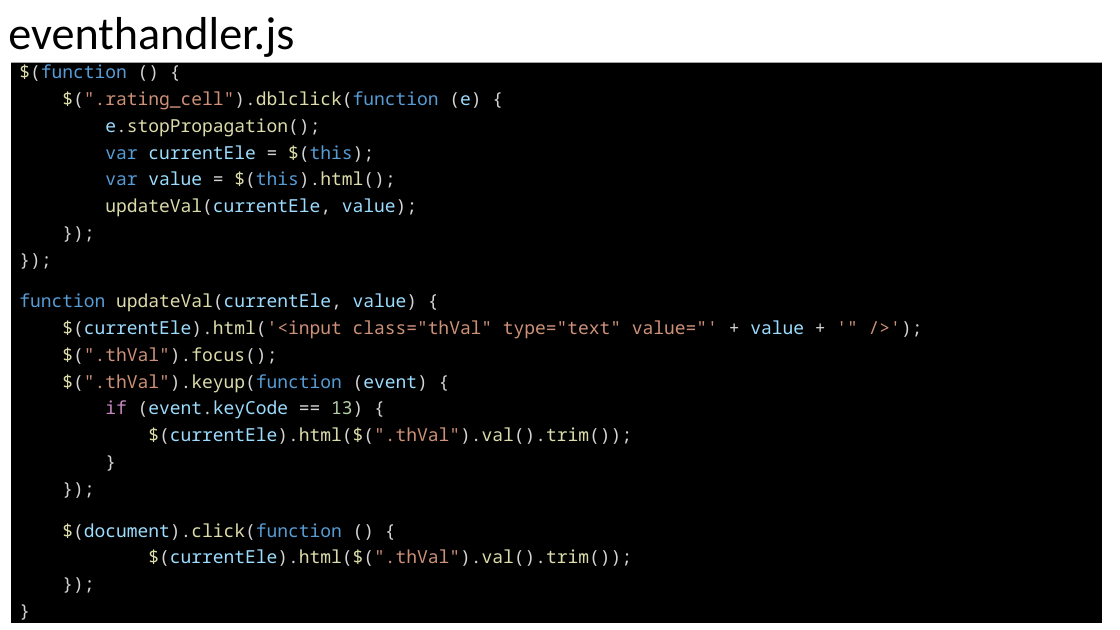
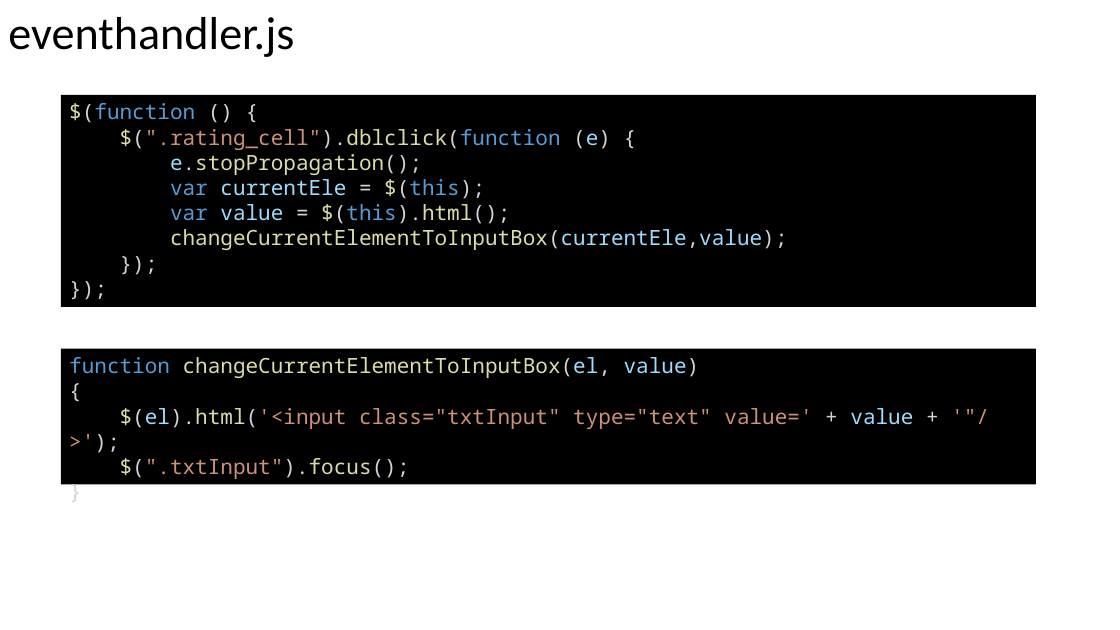
Before and after one commit to DivyaKampalli/movie-rating, a slide deck: slide 30 of Fullstack Tutorial.pptx (slide 27 before the commit). Drawn at 1120x630 pixels with LibreOffice and Linux fonts; fonts in the diff are those of the drawing. Boxes give left, top, right and bottom in pixels: in the first picture for what was removed or moved away, otherwise in the second. Text is boxed around its words. In the diff, an @@ line names an element or a change of style, - is before the commit and + after.

```diff
--- a/Fullstack Tutorial.pptx
+++ b/Fullstack Tutorial.pptx
@@ text removed at bbox=[11, 62, 1102, 623] @@
-$(function () {
-$(".rating_cell").dblclick(function (e) {
-e.stopPropagation();
-var currentEle = $(this);
-var value = $(this).html();
-updateVal(currentEle, value);
-});
-});
-function updateVal(currentEle, value) {
-$(currentEle).html('<input class="thVal" type="text" value="' + value + '" />');
-$(".thVal").focus();
-$(".thVal").keyup(function (event) {
-if (event.keyCode == 13) {
-$(currentEle).html($(".thVal").val().trim());
-}
-});
-$(document).click(function () {
-$(currentEle).html($(".thVal").val().trim());
-});
-}
@@ rectangle added at bbox=[61, 95, 1037, 307], fill #000000, 18 pt, text #DCDCAA @@
+$(function () {
+$(".rating_cell").dblclick(function (e) {
+e.stopPropagation();
+var currentEle = $(this);
+var value = $(this).html();
+changeCurrentElementToInputBox(currentEle,value);
+});
+});
@@ rectangle added at bbox=[61, 349, 1037, 485], fill #000000, 18 pt, text #CE9178 @@
+function changeCurrentElementToInputBox(el, value)
+{
+$(el).html('<input class="txtInput" type="text" value=' + value + '"/>');
+$(".txtInput").focus();
+}
```
Also in this commit, not shown: 3 other slides changed, 4 slides added, 4 other files.
